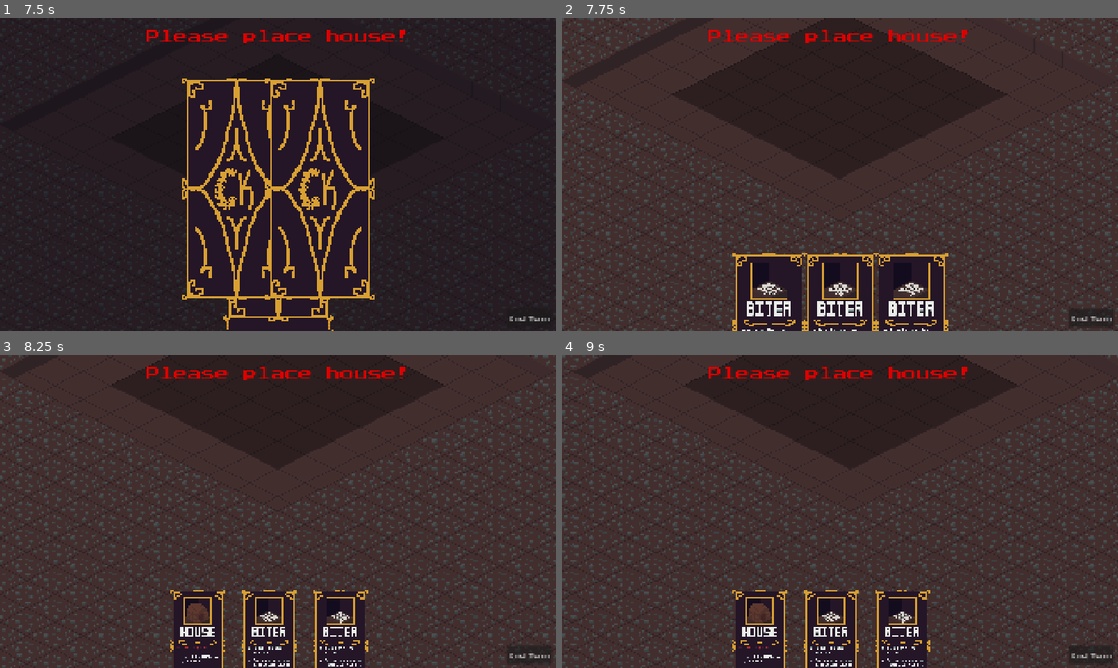
Above: before the commit, frames 1-4 (two rows, left to right).
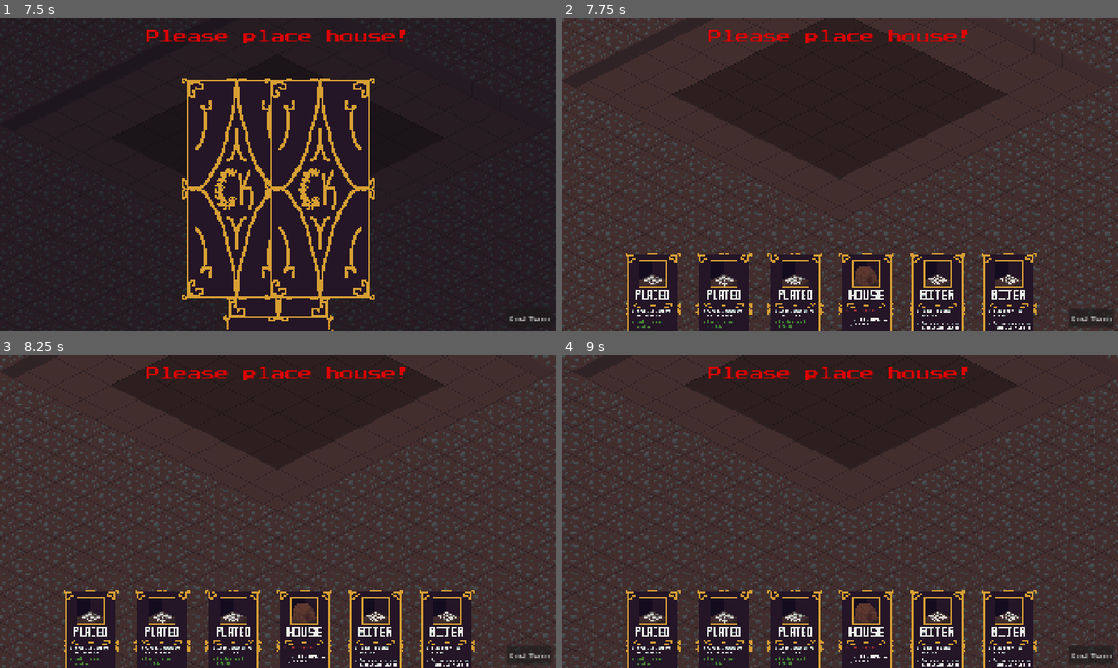
Above: after the commit, the same moments.

Repository: LogCheung/Critterking
Game: Godot game, scene res://World/Scenes/world.tscn
Two runs of this game, one before a commit and one after it. Both use one fixed random seed, a clock stepped at 60 frames per second and the inputs below.
Inputs (mouse positions are in pixels of both pictures, inside the frame that each line leads up to):
- Up to frame 1 (7.5 s): click (500, 58) at 0.5 s; click (272, 215) at 1.25 s; click "End Turn" at 2 s; click (133, 136) at 2.77 s; click (272, 215) at 3.5 s; click "End Turn" at 4.25 s; click (272, 215) at 5 s; click "End Turn" at 5.75 s; click (133, 136) at 6.52 s; move the mouse to (400, 158) at 7.27 s; hold S (camera_move_down) from 7.28 s (still down); click (400, 158) at 7.42 s
- Up to frame 2 (7.75 s): keep holding S (camera_move_down)
- Up to frame 3 (8.25 s): release S (camera_move_down) at 8 s; click (205, 664) at 8.02 s
- Up to frame 4 (9 s): tap Enter at 8.75 s; move the mouse to (728, 527) at 8.77 s; tap A (camera_move_left) at 8.85 s; click (728, 527) at 8.92 s

Frame 1 is identical in both runs. In frame 2, 12% of the frame differs, in the area x 11-86%, y 75-100%; in frame 3, 13%; in frame 4, 13%.

Commit message:
merging, destroy hotfixes, card draw bugfix

Diff:
--- a/minibadkings/UI/Scenes/card.gd
+++ b/minibadkings/UI/Scenes/card.gd
@@ -5,7 +5,7 @@
 const BUILDING = preload("res://TileMap/Scenes/building.tscn")
 
 enum CARDTYPE {
-	NONE, BITER,PLATED,SPITTER, TRAPS,DESTROY, HOUSE
+	NONE = 0, BITER = 1,PLATED = 2,SPITTER = 3, TRAPS = 4,DESTROY = 5, HOUSE = 6
 }
 enum ROLLTYPE {
 	GENERAL, UNIT, BUILDING
@@ -20,9 +20,11 @@
 @onready var anim: AnimationPlayer = $AnimationPlayer
 @onready var tileWorld : TileWorld = get_tree().get_first_node_in_group("TILEWORLD")
 @onready var world : World = get_tree().get_first_node_in_group("WORLD")
+@onready var button: Button = $Selected
 
 var default_position : Vector2
 var setting_up : bool = true
+var choice_picked : bool = false
 
 func set_up() -> void:
 	match_type()
@@ -89,6 +91,9 @@
 	refresh_positions()
 	queue_free()
 func plop_building() -> void:
+	if type == CARDTYPE.DESTROY :
+		if check_destroy(tile) : remove_self()
+		return
 	var buildingNode = get_tree().get_first_node_in_group("BUILDINGSNODE")
 	var building = BUILDING.instantiate()
 	match type:
@@ -186,10 +191,16 @@
 			sprite_2d.texture = preload("res://UI/Assets/cards/destroy.png")
 
 func _on_selected_pressed() -> void:
+	if choice_picked : return
 	if for_show:
+		choice_picked = true
 		ui.anim.play("cardhide")
 		add_card_to_hand()
-	pass # Replace with function body.
+
+	var cards = get_tree().get_nodes_in_group("CARD")
+	cards = cards.filter(func(c):return c.for_show)
+	for c : Card in cards:
+		c.choice_picked = true
 func refresh_positions() -> void:
 	await get_tree().create_timer(1).timeout
 	var cards = get_tree().get_nodes_in_group("CARD")
--- a/minibadkings/UI/Scripts/ui.gd
+++ b/minibadkings/UI/Scripts/ui.gd
@@ -70,6 +70,7 @@
 		if !card.for_show : continue
 		card.randomize_type()
 		card.visible = display
+		card.choice_picked = !display
 func show_hand() -> void:
 	if world.starting_roll:
 		cards.show()
@@ -78,7 +79,7 @@
 	cards.hide()
 	hand.show()
 	var container = %Hand.get_child(0) # Hboxcontainer
-	await get_tree().create_timer(.5).timeout
+	await get_tree().create_timer(.05).timeout
 	for c : Card in container.get_children():
 		c.set_up()
 	#for card : Card in Global.cardsInHand:
--- a/minibadkings/World/Scripts/world.gd
+++ b/minibadkings/World/Scripts/world.gd
@@ -45,8 +45,11 @@
 
 	# add house card
 	starting_roll = true
-	for i in range(1):
-		add_house_card()
+	for i in range(3):
+		var hCard : Card = preload("res://UI/Scenes/card.tscn").instantiate()
+		hCard.type = Card.CARDTYPE.PLATED
+		ui.hand.get_child(0).add_child(hCard)
+	add_house_card()
 func add_house_card() -> void:
 	var hCard : Card = preload("res://UI/Scenes/card.tscn").instantiate()
 	hCard.type = Card.CARDTYPE.HOUSE
@@ -170,11 +173,9 @@
 	# convert units to cards
 	var unitsGroups = get_tree().get_first_node_in_group("GROUPSNODE")
 	for g : Group in unitsGroups.get_children():
-		var newCard = preload("res://UI/Scenes/card.tscn").instantiate()
-		newCard = match_unit_to_card(newCard,g.type)
-		Global.cardsInHand.append(newCard)
-		ui.hand.get_child(0).add_child(newCard)
-		newCard.for_show = false
+		unit_to_card(g)
+		if g.upgraded: unit_to_card(g)
+		if g.max_size >= 12 : unit_to_card(g)
 
 		g.terminate()
 
@@ -185,6 +186,13 @@
 		b.health = b.max_health
 
 	tileWorld.handle_navigable_cells()
+
+func unit_to_card(g : Group) -> void:
+	var newCard = preload("res://UI/Scenes/card.tscn").instantiate()
+	newCard = match_unit_to_card(newCard,g.type)
+	Global.cardsInHand.append(newCard)
+	ui.hand.get_child(0).add_child(newCard)
+	newCard.for_show = false
 
 func _on_spawn_timer_timeout() -> void:
 	spawn_enemy()
@@ -215,3 +223,6 @@
 
 	if Global.nights % 6 == 0:
 		add_house_card()
+
+func expand() -> void:
+	pass
